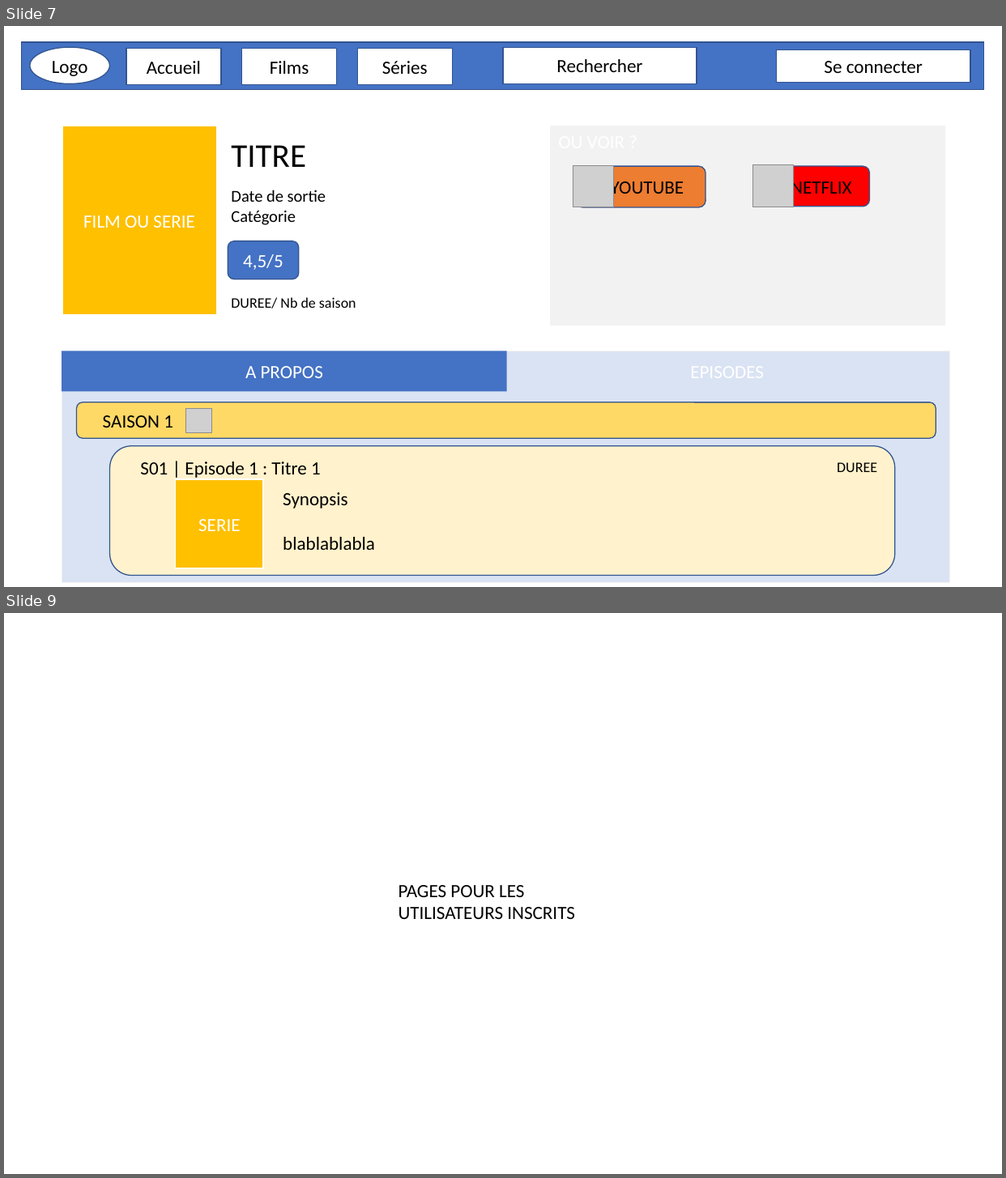
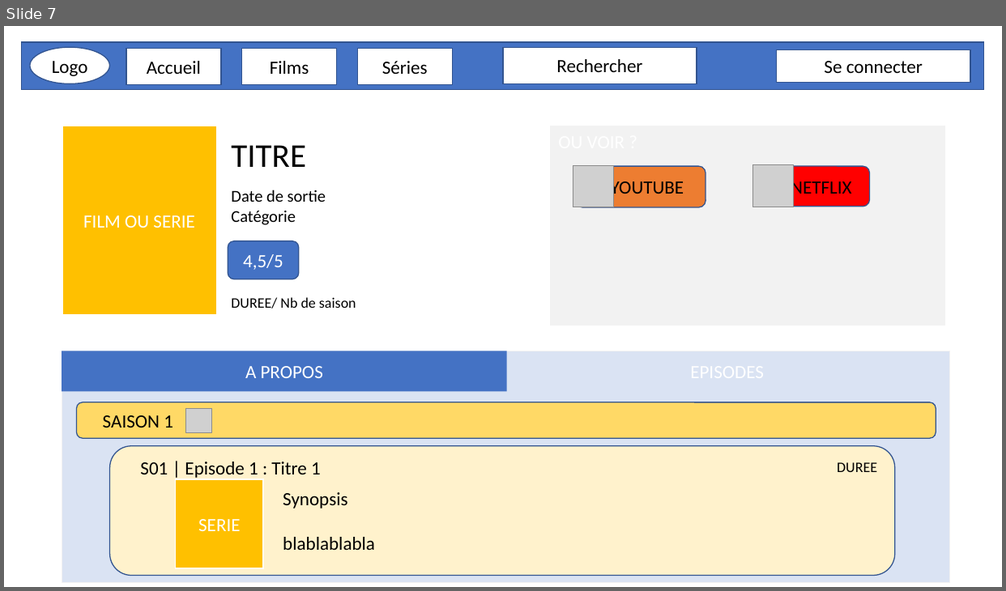
Before and after one commit to MartinBriday/PFF_WatchNow, a slide deck: docs/Projet_Preview.pptx. Shown one above the other, each under a label of ours: slides 7 and 9 before the commit, slide 7 after it; the slides between them are not shown. The pictures are 1006x1178 and 1006x591 pixels, drawn with LibreOffice and Linux fonts; fonts in the diff are those of the drawing; grey boxes stand for pictures. Boxes give left, top, right and bottom in pixels: in the first picture for what was removed or moved away, otherwise in the second. Text is boxed around its words. In the diff, an @@ line names an element or a change of style, - is before the commit and + after.

```diff
--- a/docs/Projet_Preview.pptx
+++ b/docs/Projet_Preview.pptx
@@ slide 9 removed at [4,613,1002,1174], background #FFFFFF @@
@@ text removed at [398,885,575,919] @@
-PAGES POUR LES UTILISATEURS INSCRITS
```
Also in this commit, not shown: 2 slides changed, 1 slide added, 3 other slides removed, 23 other files.
